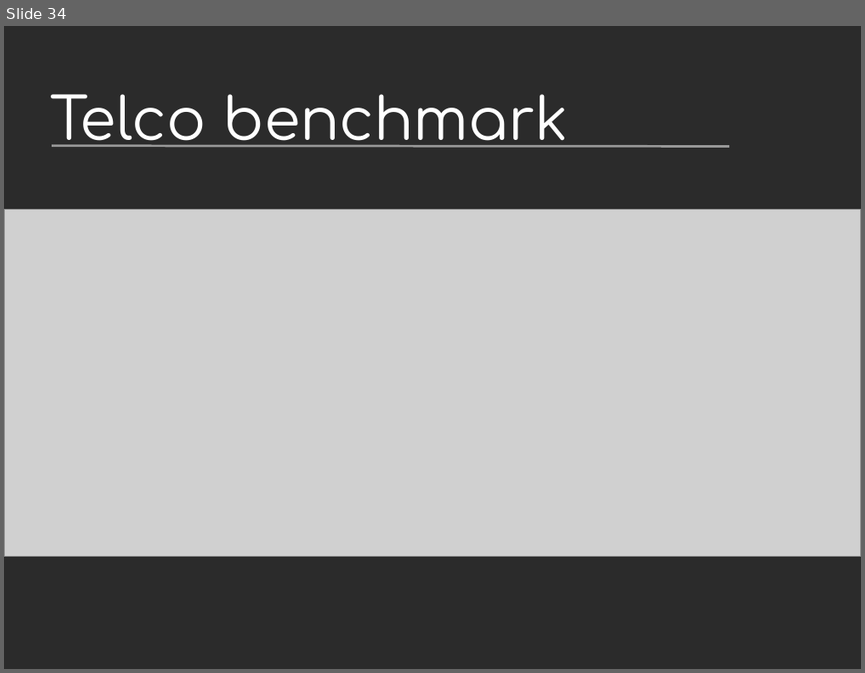
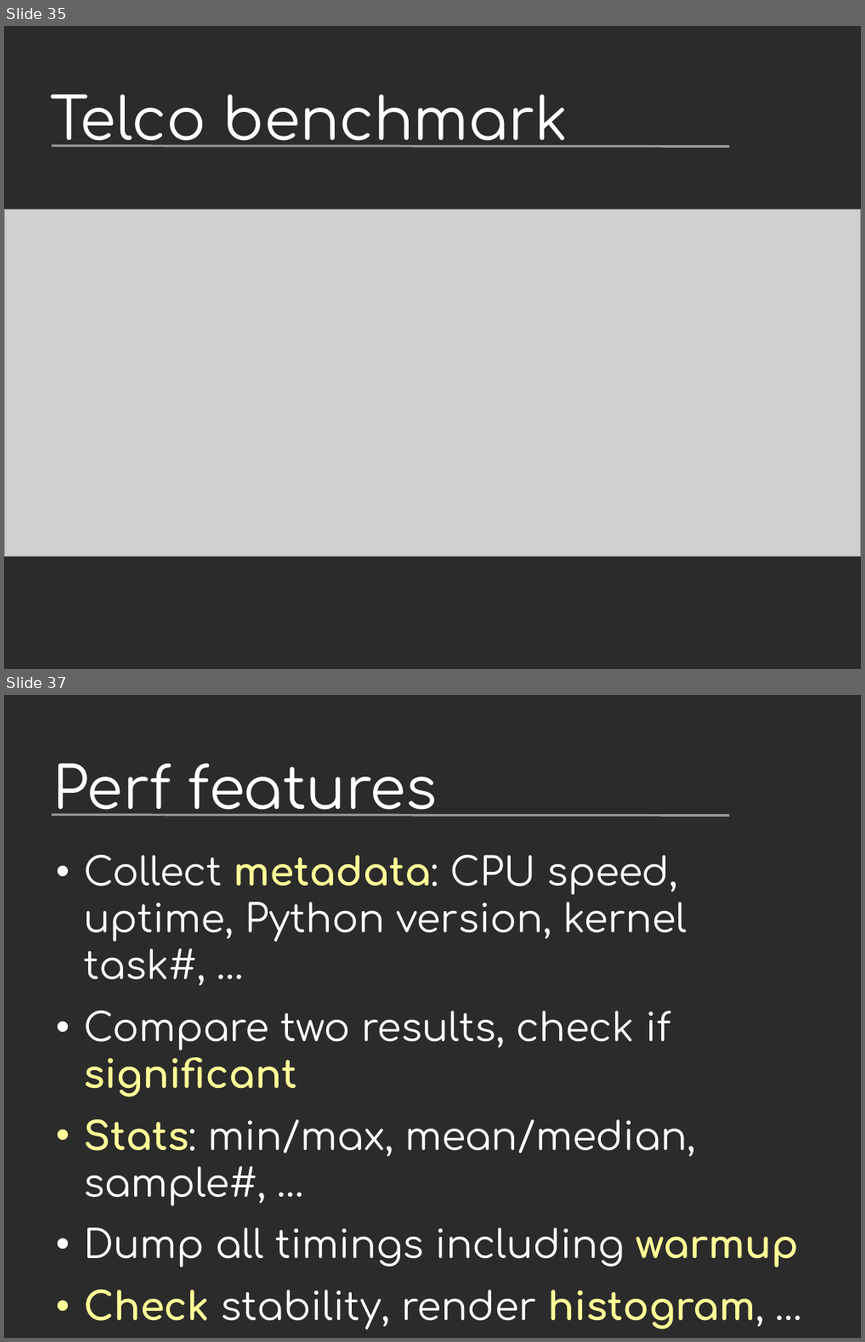
Before and after one commit to vstinner/talks, a slide deck: 2017-FOSDEM-Brussels/howto_run_stable_benchmarks.odp. Shown one above the other, each under a label of ours: slide 34 before the commit, slides 35 and 37 after it; the slides between them are not shown. The pictures are 865x673 and 865x1342 pixels, drawn with LibreOffice and Linux fonts; fonts in the diff are those of the drawing; grey boxes stand for pictures; background and template pictures are left out; a plain dark background stands for a picture behind light text. Boxes give left, top, right and bottom in pixels: in the first picture for what was removed or moved away, otherwise in the second. Text is boxed around its words. In the diff, an @@ line names an element or a change of style, - is before the commit and + after.

```diff
--- a/2017-FOSDEM-Brussels/howto_run_stable_benchmarks.odp
+++ b/2017-FOSDEM-Brussels/howto_run_stable_benchmarks.odp
@@ slide 37 added at bbox=[4, 695, 861, 1338], background picture (left out); not listed: 1 template element that a slide beside it also shows @@
@@ title added at bbox=[53, 763, 438, 817], 54 pt, text #FFFFFF @@
+Perf features
@@ text added at bbox=[84, 855, 799, 1329], 36 pt, text #FFFFFF @@
+• Collect metadata: CPU speed, uptime, Python version, kernel task#, …
+• Compare two results, check if significant
+• Stats: min/max, mean/median, sample#, …
+• Dump all timings including warmup
+• Check stability, render histogram, …
@@ what was slide 34 is now slide 35 @@
```
Also in this commit, not shown: 6 slides changed, 1 other slide added, 1 other file.
